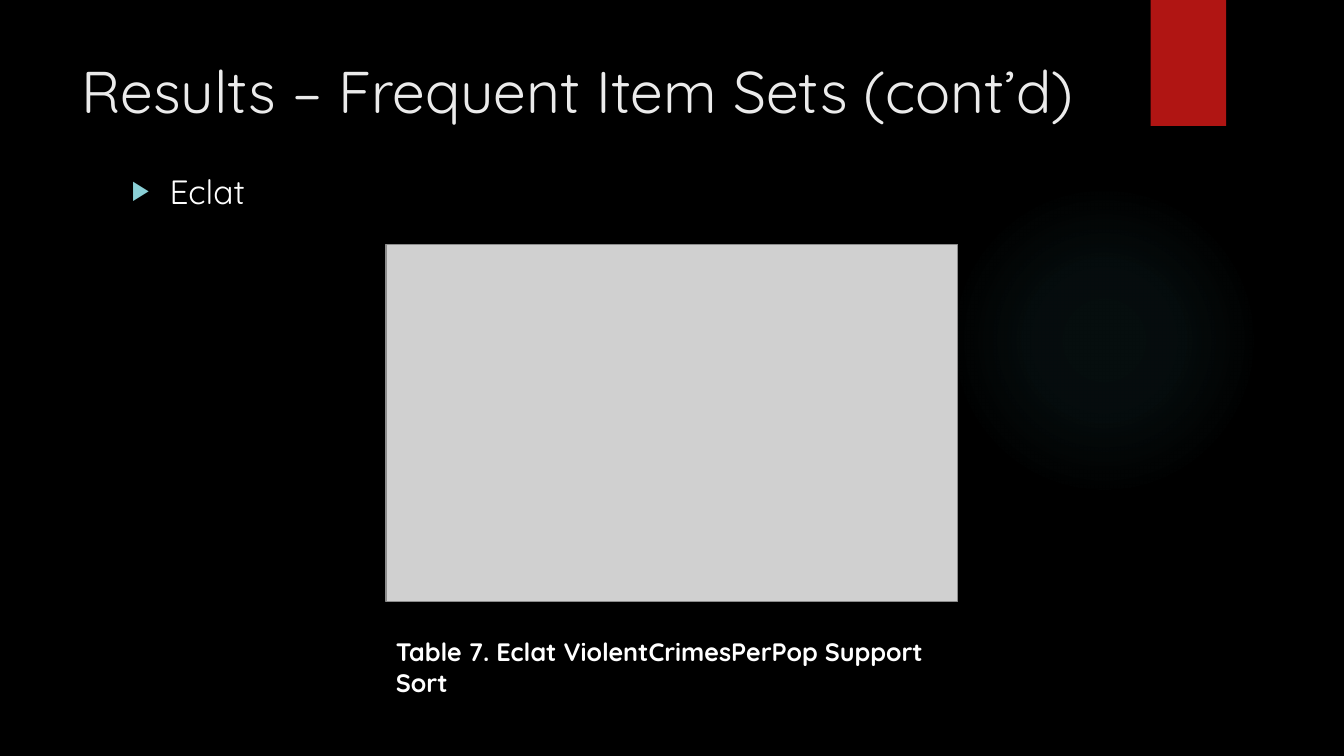
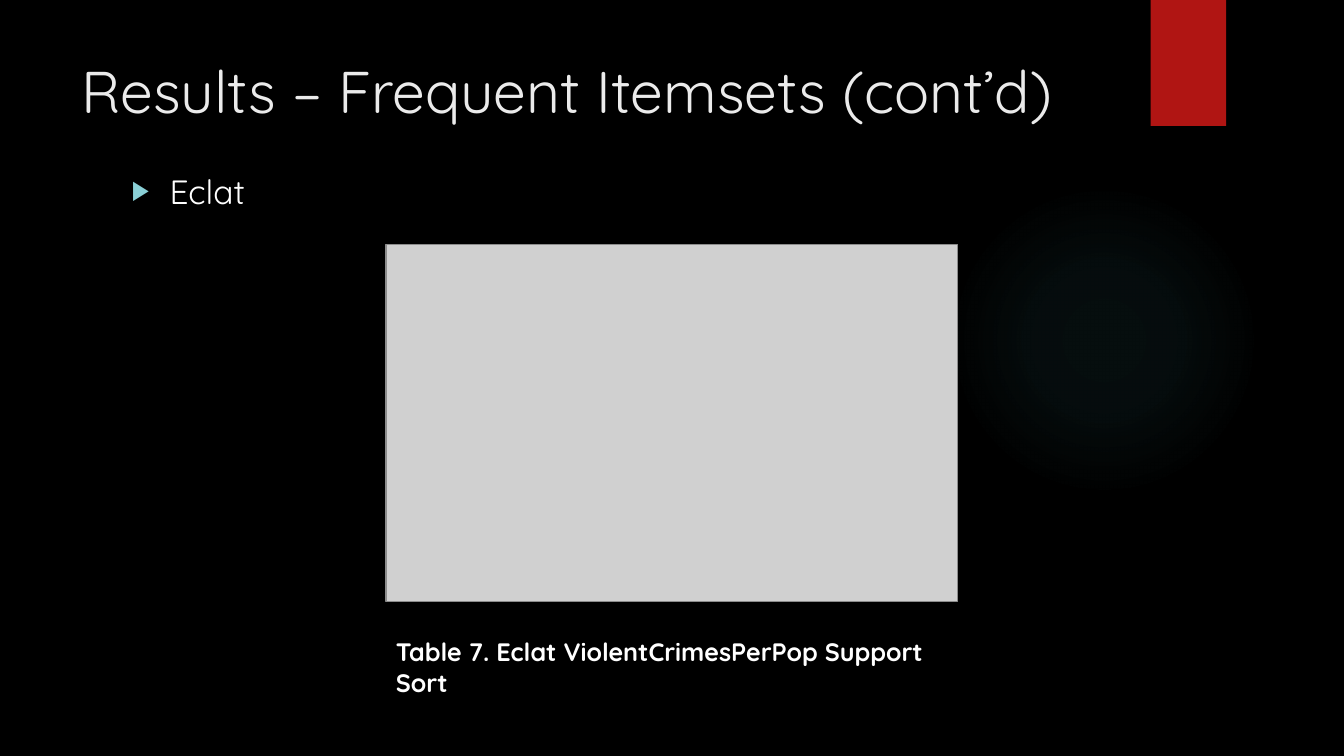
Before and after one commit to Polo08816/DataMining, a slide deck: slide 10 of GroupProject/GroupProject.pptx. Drawn at 1344x756 pixels with LibreOffice and Linux fonts; fonts in the diff are those of the drawing; grey boxes stand for pictures; background and template pictures are left out. Boxes give left, top, right and bottom in pixels: in the first picture for what was removed or moved away, otherwise in the second. Text is boxed around its words. In the diff, an @@ line names an element or a change of style, - is before the commit and + after.

```diff
--- a/GroupProject/GroupProject.pptx
+++ b/GroupProject/GroupProject.pptx
@@ title at <box>81,69,1052,125</box>: text changed @@
-Results – Frequent Item Sets (cont’d)
+Results – Frequent Itemsets (cont’d)
```
Also in this commit, not shown: 1 other slide changed.
